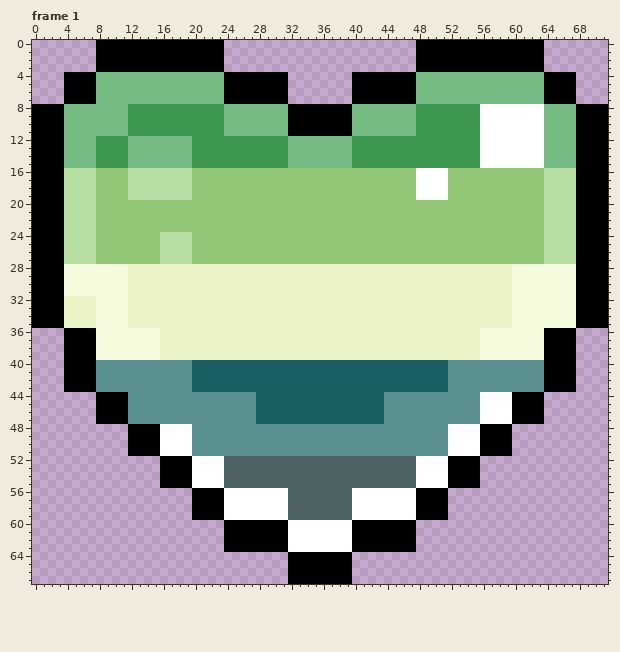
One commit to this animated GIF sprite: Queer Hearts/A-spec/Aromantic Spectrum/Aro-spec.gif. Above is the file before it was changed.
The file is 72x68 pixels, 14 frames. Colours within 5 levels of each other are drawn and written as one. Shown: frame 1. The commit also changed other frames, which this record leaves out.
Once edited:
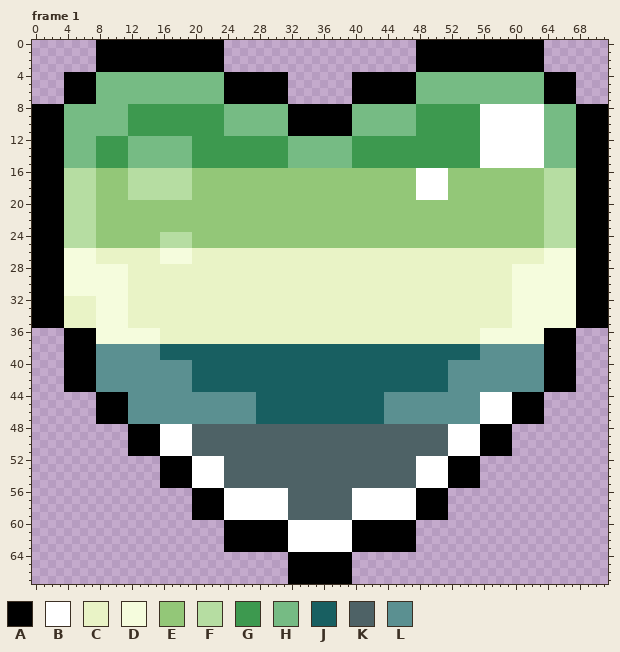
Palette (. is transparent): A #000000  B #ffffff  C #e9f3c6  D #f5fcdd  E #93c778  F #b6dda2  G #3d994f  H #76bb84  J #185f61  K #4e6266  L #5b9091
Author's note on the commit: Remastered Arospec
Edits made:
--- frame 1
@@ x 0..71 @@
 25 AAAAFFFFEEEEEEEEFFFFEEEEEEEEEEEEEEEEEEEEEEEEEEEEEEEEEEEEEEEEEEEEFFFFAAAA
-26 AAAAFFFFEEEEEEEEFFFFEEEEEEEEEEEEEEEEEEEEEEEEEEEEEEEEEEEEEEEEEEEEFFFFAAAA
-27 AAAAFFFFEEEEEEEEFFFFEEEEEEEEEEEEEEEEEEEEEEEEEEEEEEEEEEEEEEEEEEEEFFFFAAAA
+26 AAAADDDDCCCCCCCCDDDDCCCCCCCCCCCCCCCCCCCCCCCCCCCCCCCCCCCCCCCCCCCCDDDDAAAA
+27 AAAADDDDCCCCCCCCDDDDCCCCCCCCCCCCCCCCCCCCCCCCCCCCCCCCCCCCCCCCCCCCDDDDAAAA
 28 AAAADDDDDDDDCCCCCCCCCCCCCCCCCCCCCCCCCCCCCCCCCCCCCCCCCCCCCCCCDDDDDDDDAAAA
@@ x 0..71 @@
 37 ....AAAADDDDDDDDCCCCCCCCCCCCCCCCCCCCCCCCCCCCCCCCCCCCCCCCDDDDDDDDAAAA....
-38 ....AAAADDDDDDDDCCCCCCCCCCCCCCCCCCCCCCCCCCCCCCCCCCCCCCCCDDDDDDDDAAAA....
-39 ....AAAADDDDDDDDCCCCCCCCCCCCCCCCCCCCCCCCCCCCCCCCCCCCCCCCDDDDDDDDAAAA....
+38 ....AAAALLLLLLLLJJJJJJJJJJJJJJJJJJJJJJJJJJJJJJJJJJJJJJJJLLLLLLLLAAAA....
+39 ....AAAALLLLLLLLJJJJJJJJJJJJJJJJJJJJJJJJJJJJJJJJJJJJJJJJLLLLLLLLAAAA....
 40 ....AAAALLLLLLLLLLLLJJJJJJJJJJJJJJJJJJJJJJJJJJJJJJJJLLLLLLLLLLLLAAAA....
@@ x 18..53 @@
 47 LLLLLLLLLLJJJJJJJJJJJJJJJJLLLLLLLLLL
-48 BBLLLLLLLLLLLLLLLLLLLLLLLLLLLLLLLLBB
-49 BBLLLLLLLLLLLLLLLLLLLLLLLLLLLLLLLLBB
-50 BBLLLLLLLLLLLLLLLLLLLLLLLLLLLLLLLLBB
-51 BBLLLLLLLLLLLLLLLLLLLLLLLLLLLLLLLLBB
+48 BBKKKKKKKKKKKKKKKKKKKKKKKKKKKKKKKKBB
+49 BBKKKKKKKKKKKKKKKKKKKKKKKKKKKKKKKKBB
+50 BBKKKKKKKKKKKKKKKKKKKKKKKKKKKKKKKKBB
+51 BBKKKKKKKKKKKKKKKKKKKKKKKKKKKKKKKKBB
 52 AABBBBKKKKKKKKKKKKKKKKKKKKKKKKBBBBAA
Where, in picture pixels (left, top, right, bottom), the same in both pictures:
changed: (64, 248, 576, 264)
changed: (96, 344, 544, 360)
changed: (192, 424, 448, 456)
